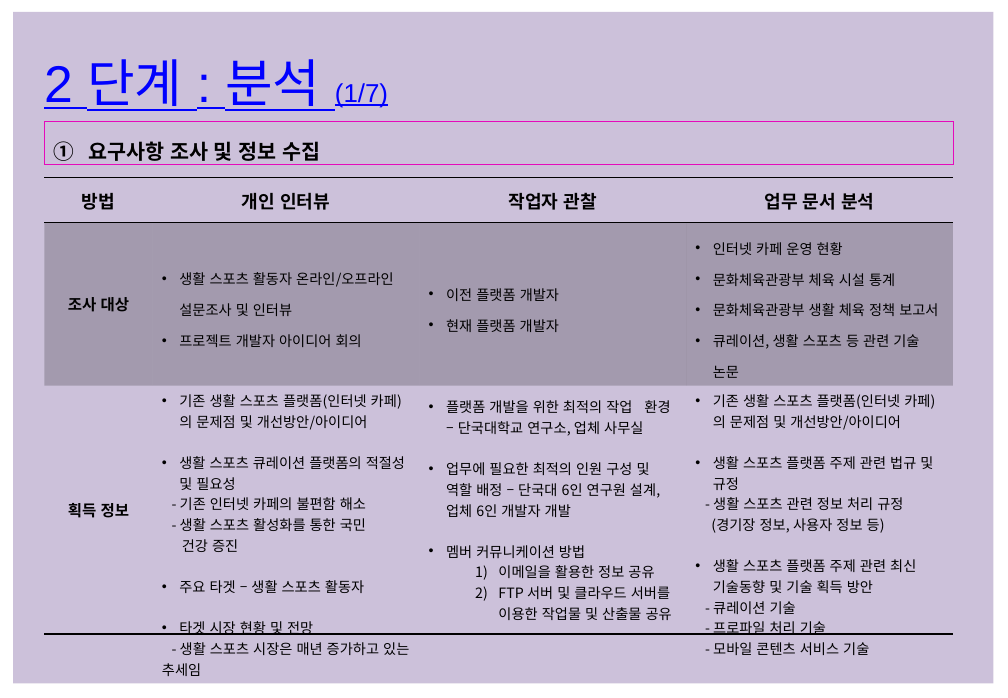
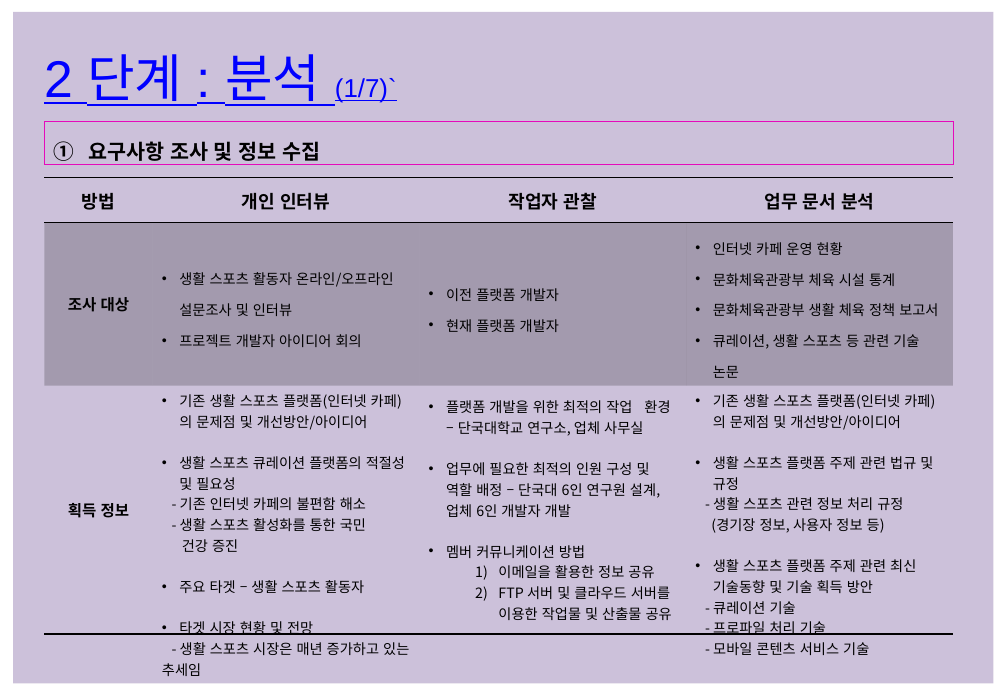
Before and after one commit to eyabc/CEO, a slide deck: slide 6 of 최종보고서 산출물/PDLC 양식.pptx. Drawn at 1008x698 pixels with LibreOffice and Linux fonts; fonts in the diff are those of the drawing. Boxes give left, top, right and bottom in pixels: in the first picture for what was removed or moved away, otherwise in the second. Text is boxed around its words. In the diff, an @@ line names an element or a change of style, - is before the commit and + after.

```diff
--- a/최종보고서 산출물/PDLC 양식.pptx
+++ b/최종보고서 산출물/PDLC 양식.pptx
@@ text at box(44, 54, 397, 106): text changed @@
-2 단계 : 분석 (1/7)
+2 단계 : 분석 (1/7)`
```
Also in this commit, not shown: 5 other files.
